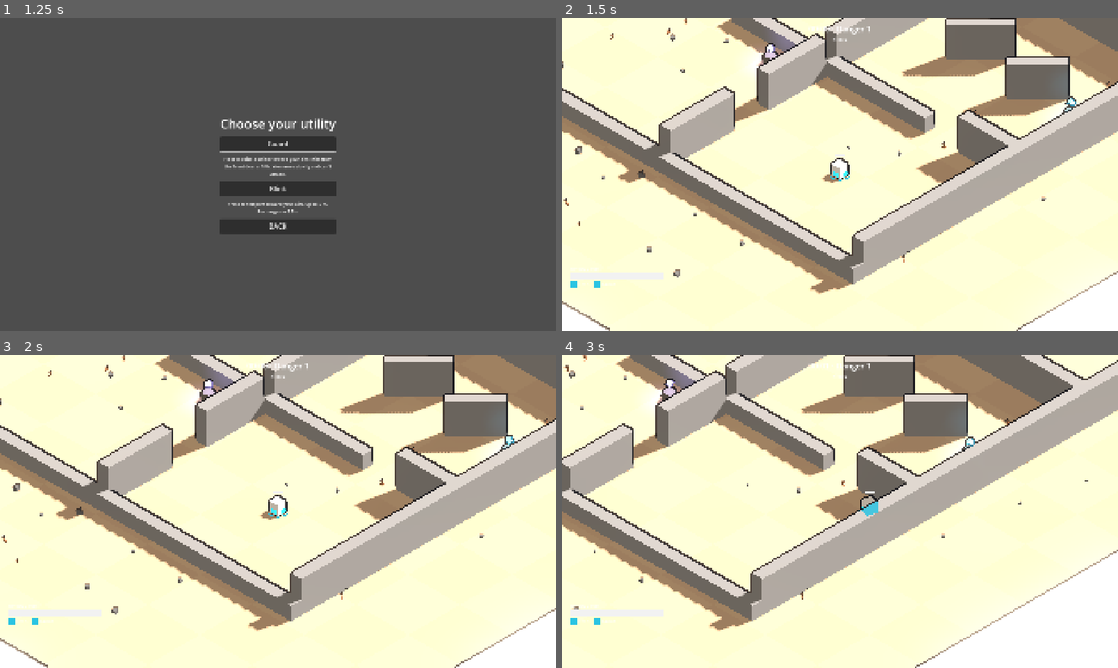
Above: before the commit, frames 1-4 (two rows, left to right).
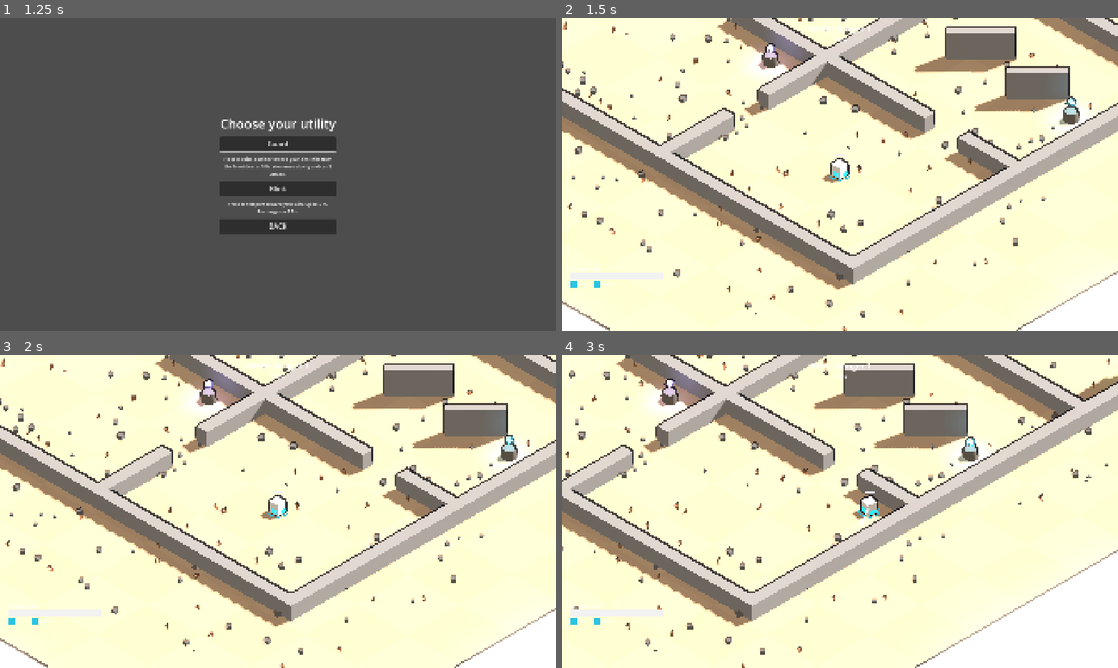
Above: after the commit, the same moments.

Repository: riusprime/zero-depth
Game: Godot game, scene res://src/app/main.tscn
Two runs of this game, one before a commit and one after it. Both use one fixed random seed, a clock stepped at 60 frames per second and the inputs below.
Inputs (mouse positions are in pixels of both pictures, inside the frame that each line leads up to):
- Up to frame 1 (1.25 s): click "PLAY" at 0.5 s
- Up to frame 2 (1.5 s): click "Guard" at 1.25 s
- Up to frame 3 (2 s): no input
- Up to frame 4 (3 s): tap Enter (ui_accept) at 2, 2.27 s; move the mouse to (962, 495) at 2.02 s; hold D (move_right) 2.03-2.75 s; tap Space (dash) at 2.1 s; click (962, 495) at 2.17 s; tap Shift (utility) at 2.3 s; drag from (728, 527) to (812, 574) at 2.77 s

Frame 1 is identical in both runs. In frame 2, 15% of the frame differs, in the area x 0-100%, y 0-100%; in frame 3, 15%; in frame 4, 18%.

Commit message:
v0.2.0 F (part 2): items change the look; lower room walls; walk to a pedestal and take its item
- ItemVisuals (presentation, reads WorldReader): Ember Edge turns the laser
  blade orange, Twin Arc lengthens its trail and flashes the echo, Overcharge
  widens the blade on the charged swing and rings the shockwave, Kinetic Dash
  leaves afterimages, Rapid Coil / Splinter Shot / Ricochet Core restyle the
  bolts, burning enemies glow orange (ActorViews.set_tint)
- WorldReader.wall_class: room walls drawn low, cover slabs 1.8 m (was 2.4),
  the gate's collider not drawn; props scaled to the floor's area
- tests: bolt and blade looks per item; e2e: the floor has 8 pedestals and the
  sealed gate, and walking to the nearest pedestal with the left stick takes
  its item and the HUD names it

Co-Authored-By: Claude Opus 5.5 <noreply@anthropic.com>
Claude-Session: https://claude.ai/code/session_01Ybi1y9EcEtDzJ8CFycqiNq

Diff:
--- a/src/presentation/world_view/actor_views.gd
+++ b/src/presentation/world_view/actor_views.gd
@@ -13,10 +13,14 @@
 ## How many frames a hit flashes the actor white (PRESENTATION §6, starting value).
 var flash_frames := 3
 var outline_color := Color("#1A1A22")
+## The look of new player bolts (ItemVisuals sets it from the items owned).
+var bolt_look := {}
 var _actors := {}
 var _projectiles := {}
 var _proj_last := {}
 var _flash := {}
+## A steady glow per actor id (e.g. burning), shown when not flashing: [color, energy].
+var _tint := {}
 
 
 func sync(reader: WorldReader) -> void:
@@ -83,14 +87,25 @@
 		if _flash[id] <= 0:
 			_flash.erase(id)
 			if _actors.has(id):
-				_set_flash(_actors[id], false)
-
-
-func _set_flash(node: Node3D, on: bool) -> void:
+				_set_flash(_actors[id], false, id)
+
+
+## A steady glow on an actor (energy 0 clears it); a hit flash still wins while it lasts.
+func set_tint(id: int, c: Color, energy: float) -> void:
+	if energy <= 0.0:
+		_tint.erase(id)
+	else:
+		_tint[id] = [c, energy]
+	if _actors.has(id) and not _flash.has(id):
+		_set_flash(_actors[id], false, id)
+
+
+func _set_flash(node: Node3D, on: bool, id: int = -1) -> void:
+	var tint: Array = _tint.get(id, [])
 	for m: StandardMaterial3D in node.get_meta(&"mats", []):
-		m.emission_enabled = on
-		m.emission = Color.WHITE
-		m.emission_energy_multiplier = 1.6
+		m.emission_enabled = on or not tint.is_empty()
+		m.emission = Color.WHITE if on else (tint[0] if not tint.is_empty() else Color.WHITE)
+		m.emission_energy_multiplier = 1.6 if on else (tint[1] if not tint.is_empty() else 0.0)
 
 
 func _update_actor(node: Node3D, reader: WorldReader, i: int) -> void:
@@ -283,15 +298,18 @@
 	var box := BoxMesh.new()
 	box.size = Vector3(0.55, 0.05, 0.08)
 	if is_player:
-		box.size = Vector3(0.38, 0.07, 0.07)
+		box.size = bolt_look.get("size", Vector3(0.38, 0.07, 0.07))
 	n.mesh = box
 	var role := &"player_core" if is_player else &"proj_hostile"
+	var c := ThemePalette.color(role)
+	if is_player:
+		c = bolt_look.get("color", c)
 	var m := StandardMaterial3D.new()
-	m.albedo_color = ThemePalette.color(role)
+	m.albedo_color = c
 	m.shading_mode = BaseMaterial3D.SHADING_MODE_UNSHADED
 	m.emission_enabled = true
-	m.emission = ThemePalette.color(role)
-	m.emission_energy_multiplier = 2.5
+	m.emission = c
+	m.emission_energy_multiplier = bolt_look.get("energy", 2.5) if is_player else 2.5
 	n.material_override = m
 	n.cast_shadow = GeometryInstance3D.SHADOW_CASTING_SETTING_OFF
 	var holder := Node3D.new()
--- /dev/null
+++ b/src/presentation/world_view/item_visuals.gd
@@ -0,0 +1,163 @@
+class_name ItemVisuals
+extends Node3D
+## How items change the look (PLAN v0.2.0 "Items": "as we gather more items there should be modification on how
+## the character attack and its own visuals"). Reads the sim through WorldReader only:
+## - the laser blade's colour, width and trail (Ember Edge orange, Twin Arc a longer trail, Overcharge a wider,
+##   brighter blade on the charged swing; Long Edge needs nothing here: the blade already matches the hit reach);
+## - bolts (Splinter Shot small and green-tinged, Rapid Coil long, Ricochet Core white and brighter);
+## - Twin Arc's echo flash, Overcharge's shockwave ring, Kinetic Dash's afterimages;
+## - burning enemies glow orange.
+
+const FX_FRAMES := 14
+
+var kit: KitView
+var actors: ActorViews
+var _sig := ""
+var _last_echo := -1
+var _last_shock := -1
+var _fx: Array = []
+var _was_dashing := false
+var _burning := {}
+
+
+func _init(p_kit: KitView, p_actors: ActorViews) -> void:
+	kit = p_kit
+	actors = p_actors
+
+
+func sync(reader: WorldReader) -> void:
+	_sync_looks(reader)
+	if reader.echo_tick() != _last_echo:
+		_last_echo = reader.echo_tick()
+		if _last_echo >= 0:
+			_flash_arc(reader, reader.echo_angle(), ItemLooks.color(WorldReader.ITEM_TWIN_ARC))
+	if reader.overcharge_tick() != _last_shock:
+		_last_shock = reader.overcharge_tick()
+		if _last_shock >= 0:
+			_ring(
+				reader.player_pos(),
+				reader.shockwave_radius_m(),
+				ItemLooks.color(WorldReader.ITEM_OVERCHARGE)
+			)
+	var dashing := reader.is_dashing()
+	if dashing and reader.has_item_kind(WorldReader.ITEM_KINETIC_DASH):
+		_afterimage(reader.player_pos(), ItemLooks.color(WorldReader.ITEM_KINETIC_DASH))
+	_was_dashing = dashing
+	_sync_burns(reader)
+
+
+## The bolt look ActorViews applies to new player bolts.
+static func bolt_look(reader: WorldReader) -> Dictionary:
+	var look := {
+		"size": Vector3(0.38, 0.07, 0.07),
+		"color": ThemePalette.color(&"player_core"),
+		"energy": 2.5
+	}
+	if reader.has_item_kind(WorldReader.ITEM_RAPID_COIL):
+		look["size"] = Vector3(0.62, 0.06, 0.06)
+	if reader.has_item_kind(WorldReader.ITEM_SPLINTER_SHOT):
+		look["size"] = look["size"] * Vector3(0.75, 1, 1)
+		look["color"] = look["color"].lerp(ItemLooks.color(WorldReader.ITEM_SPLINTER_SHOT), 0.5)
+	if reader.has_item_kind(WorldReader.ITEM_RICOCHET_CORE):
+		look["color"] = look["color"].lerp(Color.WHITE, 0.6)
+		look["energy"] = 4.5
+	return look
+
+
+func _sync_looks(reader: WorldReader) -> void:
+	var owned := reader.items_owned()
+	var sig := "%s|%s" % [owned, reader.swing_overcharged()]
+	if sig == _sig:
+		return
+	_sig = sig
+	var c := ThemePalette.color(&"player_core")
+	var width := 1.0
+	var trail := 6
+	if reader.has_item_kind(WorldReader.ITEM_EMBER_EDGE):
+		c = ItemLooks.color(WorldReader.ITEM_EMBER_EDGE)
+	if reader.has_item_kind(WorldReader.ITEM_TWIN_ARC):
+		trail = 11
+	if reader.has_item_kind(WorldReader.ITEM_OVERCHARGE):
+		width = 1.15
+		if reader.swing_overcharged():
+			width = 1.7
+			c = c.lerp(ItemLooks.color(WorldReader.ITEM_OVERCHARGE), 0.6)
+	kit.set_look(c, 1.0, width, trail)
+	actors.bolt_look = bolt_look(reader)
+
+
+func _sync_burns(reader: WorldReader) -> void:
+	var now := {}
+	for i in range(1, reader.actor_count()):
+		if reader.burn_stacks(i) > 0:
+			now[reader.actor_id(i)] = reader.burn_stacks(i)
+	for id in now:
+		actors.set_tint(id, ItemLooks.color(WorldReader.ITEM_EMBER_EDGE), 0.4 + 0.15 * now[id])
+	for id in _burning:
+		if not now.has(id):
+			actors.set_tint(id, Color.BLACK, 0.0)
+	_burning = now
+
+
+func _unshaded(c: Color, a: float) -> StandardMaterial3D:
+	var m := StandardMaterial3D.new()
+	m.shading_mode = BaseMaterial3D.SHADING_MODE_UNSHADED
+	m.transparency = BaseMaterial3D.TRANSPARENCY_ALPHA
+	m.cull_mode = BaseMaterial3D.CULL_DISABLED
+	m.albedo_color = Color(c, a)
+	return m
+
+
+func _add_fx(n: MeshInstance3D, mat: StandardMaterial3D, grow: float) -> void:
+	n.material_override = mat
+	n.cast_shadow = GeometryInstance3D.SHADOW_CASTING_SETTING_OFF
+	n.physics_interpolation_mode = Node.PHYSICS_INTERPOLATION_MODE_OFF
+	add_child(n)
+	_fx.append([n, mat, FX_FRAMES, mat.albedo_color.a, grow])
+
+
+func _flash_arc(reader: WorldReader, angle: int, c: Color) -> void:
+	var shape := reader.swing_shape()
+	var n := MeshInstance3D.new()
+	n.mesh = KitView.fan_mesh(shape[0], shape[2] + 0.2, shape[1])
+	n.position = SimPlane.to_3d(reader.player_pos(), 0.45)
+	n.rotation = Vector3(0, SimPlane.yaw_of(angle), 0)
+	_add_fx(n, _unshaded(c, 0.45), 0.0)
+
+
+func _ring(at: Vector2, radius: float, c: Color) -> void:
+	var n := MeshInstance3D.new()
+	var torus := TorusMesh.new()
+	torus.inner_radius = radius - 0.12
+	torus.outer_radius = radius
+	n.mesh = torus
+	n.position = SimPlane.to_3d(at, 0.15)
+	n.scale = Vector3(0.4, 0.08, 0.4)
+	_add_fx(n, _unshaded(c, 0.9), 0.6)
+
+
+func _afterimage(at: Vector2, c: Color) -> void:
+	var n := MeshInstance3D.new()
+	var box := BoxMesh.new()
+	box.size = Vector3(0.5, 0.9, 0.5)
+	n.mesh = box
+	n.position = SimPlane.to_3d(at, 0.45)
+	_add_fx(n, _unshaded(c, 0.35), 0.0)
+
+
+func fx_count() -> int:
+	return _fx.size()
+
+
+func _process(_delta: float) -> void:
+	for k in range(_fx.size() - 1, -1, -1):
+		var fx: Array = _fx[k]
+		fx[2] -= 1
+		var t := float(fx[2]) / FX_FRAMES
+		(fx[1] as StandardMaterial3D).albedo_color.a = fx[3] * t
+		if fx[4] > 0.0:
+			var s: float = 1.0 - (1.0 - fx[4]) * t
+			(fx[0] as Node3D).scale = Vector3(s, 0.08, s)
+		if fx[2] <= 0:
+			(fx[0] as Node).queue_free()
+			_fx.remove_at(k)
--- a/src/presentation/world_view/stage_view.gd
+++ b/src/presentation/world_view/stage_view.gd
@@ -5,7 +5,8 @@
 
 const TILE_M := 4.0
 const EDGE_WALL_HEIGHT := 1.0
-const SLAB_HEIGHT := 2.4
+## Cover slabs inside rooms. 1.8 m (was 2.4) so slabs hide less of the floor from the iso camera (v0.2.0).
+const SLAB_HEIGHT := 1.8
 const FADED_ALPHA := 0.3
 ## Soft-shadow blur: 0.5 straightens the edges; 1.0 and above wiped out the props' small shadows in the test
 ## renders (evidence/SHADOWS.md).
@@ -91,8 +92,11 @@
 	_wall_faded.transparency = BaseMaterial3D.TRANSPARENCY_ALPHA
 	_wall_faded.albedo_color.a = FADED_ALPHA
 	for i in reader.wall_count():
+		var kind := reader.wall_class(i)
+		if kind == 2:
+			continue
 		var w := reader.wall(i)
-		var height := EDGE_WALL_HEIGHT if i < 4 else SLAB_HEIGHT
+		var height := EDGE_WALL_HEIGHT if kind == 0 else SLAB_HEIGHT
 		var box := BoxMesh.new()
 		box.size = Vector3(w.half.x * 2.0, height, w.half.y * 2.0)
 		var node := MeshInstance3D.new()
@@ -110,7 +114,8 @@
 	rng.seed = seed_value * 7919 + 17  # the cosmetic stream: presentation only
 	var rubble_mat := _mat(Color(palette["cover"]).darkened(0.25))
 	var grass_mat := _mat(palette["accent"])
-	for i in 70:
+	var area_scale := clampf(arena_half * arena_half / 144.0, 1.0, 6.0)
+	for i in int(70 * area_scale):
 		var p := Vector2(
 			rng.randf_range(-arena_half, arena_half), rng.randf_range(-arena_half, arena_half)
 		)
@@ -123,7 +128,7 @@
 		cube.position = SimPlane.to_3d(p, s * 0.4)
 		cube.rotation = Vector3(0, rng.randf() * TAU, 0)
 		add_child(cube)
-	for i in 40:
+	for i in int(40 * area_scale):
 		var p := Vector2(
 			rng.randf_range(-arena_half, arena_half), rng.randf_range(-arena_half, arena_half)
 		)
--- a/src/presentation/world_view/world_view_root.gd
+++ b/src/presentation/world_view/world_view_root.gd
@@ -12,6 +12,7 @@
 var hit_feel: HitFeel
 var ink := InkPass.new()
 var pickups := PickupViews.new()
+var item_fx: ItemVisuals
 var gate: PortalGate
 var rig := IsoRig.new()
 var occlusion_enabled := true
@@ -27,6 +28,8 @@
 	add_child(utility)
 	add_child(rig)
 	add_child(pickups)
+	item_fx = ItemVisuals.new(kit, actors)
+	add_child(item_fx)
 	if reader.has_floor():
 		gate = PortalGate.new()
 		add_child(gate)
@@ -47,6 +50,7 @@
 	utility.sync(reader)
 	hit_feel.sync(reader)
 	pickups.sync(reader)
+	item_fx.sync(reader)
 	rig.target = SimPlane.to_3d(reader.player_pos())
 	if occlusion_enabled:
 		var focus: Array[Vector2] = []
--- a/src/sim/world/world_reader.gd
+++ b/src/sim/world/world_reader.gd
@@ -430,3 +430,14 @@
 ## True while the player stands in the clear square in front of the sealed gate.
 func at_gate() -> bool:
 	return _w.floor_layout != null and _w.floor_layout.portal_front().has_point(_w.player_pos())
+
+
+## What a wall is, for drawing it: 0 a structural wall (the room edges and partitions), 1 a cover slab, 2 not drawn
+## (the gate's footprint, which the gate itself shows). Without a floor: the first 4 walls are edges.
+func wall_class(i: int) -> int:
+	var f := _w.floor_layout
+	if f == null:
+		return 0 if i < 4 else 1
+	if i < f.slab_first:
+		return 0
+	return 1 if i < f.walls.size() else 2
--- /dev/null
+++ b/tests/e2e/test_e2e_floor.gd
@@ -0,0 +1,58 @@
+extends GutTest
+## The floor through real input (PLAN v0.2.0 F): it has 8 pedestals and the sealed gate; walking (left stick
+## only) to the nearest pedestal picks its item up, the HUD names it, and the item list shows it.
+
+
+func after_each() -> void:
+	for a in [&"move_up", &"move_down", &"move_left", &"move_right"]:
+		Input.action_release(a)
+
+
+func test_the_floor_has_pedestals_and_a_gate() -> void:
+	var e := E2e.new(self)
+	var main: Main = await e.boot()
+	await e.start_from_menu()
+	assert_not_null(e.world().floor_layout, "the game runs on a generated floor")
+	assert_eq(e.world().pickups.ids.size(), 8, "one pedestal per room but the start")
+	assert_eq(main.view.pickups.count(), 8)
+	assert_not_null(main.view.gate, "the gate is placed")
+	assert_true(main.view.gate.is_sealed())
+
+
+func test_walk_to_a_pedestal_and_take_its_item() -> void:
+	var e := E2e.new(self)
+	var main: Main = await e.boot()
+	await e.start_from_menu()
+	var w := e.world()
+	var target := w.pickups.pos(_nearest(w))
+	var nav := NavField.new()
+	nav.build(w.walls)
+	nav.flood(target)
+	for k in 1800:
+		var p := w.player_pos()
+		var dir := (target - p).normalized() if (target - p).length() < 1.5 else nav.direction(p)
+		# Sim direction -> screen stick (the inverse of the +45 degree screen-to-sim rotation); stick y is down.
+		var c := InputLatch.C45
+		var screen := Vector2((dir.x + dir.y) * c, (dir.y - dir.x) * c)
+		e.joy_axis(JOY_AXIS_LEFT_X, screen.x)
+		e.joy_axis(JOY_AXIS_LEFT_Y, -screen.y)
+		await e.frames(1)
+		if w.items_owned.size() > 0 or w.player_dead():
+			break
+	e.joy_axis(JOY_AXIS_LEFT_X, 0.0)
+	e.joy_axis(JOY_AXIS_LEFT_Y, 0.0)
+	assert_false(w.player_dead(), "survived the walk")
+	assert_eq(w.items_owned.size(), 1, "walking onto the pedestal took the item")
+	await e.frames(2)
+	assert_ne(main.get_node("UI/Hud").toast_text(), "", "the HUD names the item")
+
+
+func _nearest(w: World) -> int:
+	var best := 0
+	for i in w.pickups.ids.size():
+		if (
+			w.pickups.pos(i).distance_to(w.player_pos())
+			< w.pickups.pos(best).distance_to(w.player_pos())
+		):
+			best = i
+	return best
--- /dev/null
+++ b/tests/unit/presentation/test_item_visuals.gd
@@ -0,0 +1,46 @@
+extends GutTest
+## Items change the look (PLAN v0.2.0 L7): the blade, the bolts, burning enemies.
+
+
+func _world_with(kind: int) -> World:
+	var w := CombatLab.world()
+	var tables := ContentCompiler.compile_items(ContentRepository.load_all())
+	w.set_item_tables(tables)
+	for k in tables.size():
+		if tables[k].kind == kind:
+			w.add_item(k)
+	return w
+
+
+func test_bolts_change_with_items() -> void:
+	var plain := ItemVisuals.bolt_look(WorldReader.new(CombatLab.world()))
+	var coil := ItemVisuals.bolt_look(WorldReader.new(_world_with(WorldReader.ITEM_RAPID_COIL)))
+	assert_gt(coil["size"].x, plain["size"].x, "Rapid Coil: longer bolts")
+	var rico := ItemVisuals.bolt_look(WorldReader.new(_world_with(WorldReader.ITEM_RICOCHET_CORE)))
+	assert_gt(rico["energy"], plain["energy"], "Ricochet Core: brighter bolts")
+
+
+func test_ember_edge_turns_the_blade_orange() -> void:
+	var w := _world_with(WorldReader.ITEM_EMBER_EDGE)
+	var kit := KitView.new()
+	add_child_autofree(kit)
+	var actors := ActorViews.new()
+	add_child_autofree(actors)
+	var fx := ItemVisuals.new(kit, actors)
+	add_child_autofree(fx)
+	fx.sync(WorldReader.new(w))
+	assert_eq(kit.color, ItemLooks.color(WorldReader.ITEM_EMBER_EDGE))
+
+
+func test_every_item_kind_has_a_colour() -> void:
+	for k in [
+		WorldReader.ITEM_LONG_EDGE,
+		WorldReader.ITEM_TWIN_ARC,
+		WorldReader.ITEM_EMBER_EDGE,
+		WorldReader.ITEM_SPLINTER_SHOT,
+		WorldReader.ITEM_RAPID_COIL,
+		WorldReader.ITEM_RICOCHET_CORE,
+		WorldReader.ITEM_KINETIC_DASH,
+		WorldReader.ITEM_OVERCHARGE,
+	]:
+		assert_true(ItemLooks.COLORS.has(k), str(k))
Not shown, added: src/presentation/world_view/item_visuals.gd.uid
Not shown, added: tests/e2e/test_e2e_floor.gd.uid
Not shown, added: tests/unit/presentation/test_item_visuals.gd.uid
Not shown, changed: docs/roadmap/v0.2.0/PROGRESS.md
Not shown, changed: tests/MIN_TEST_COUNT
